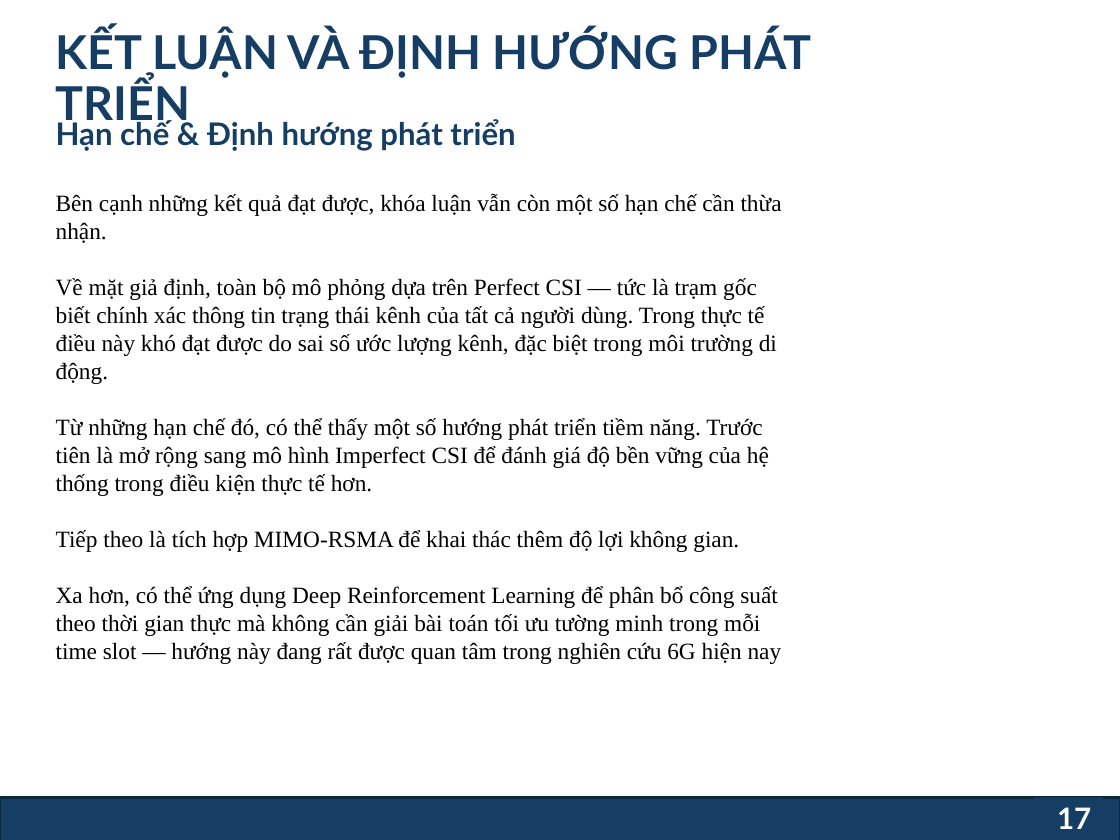
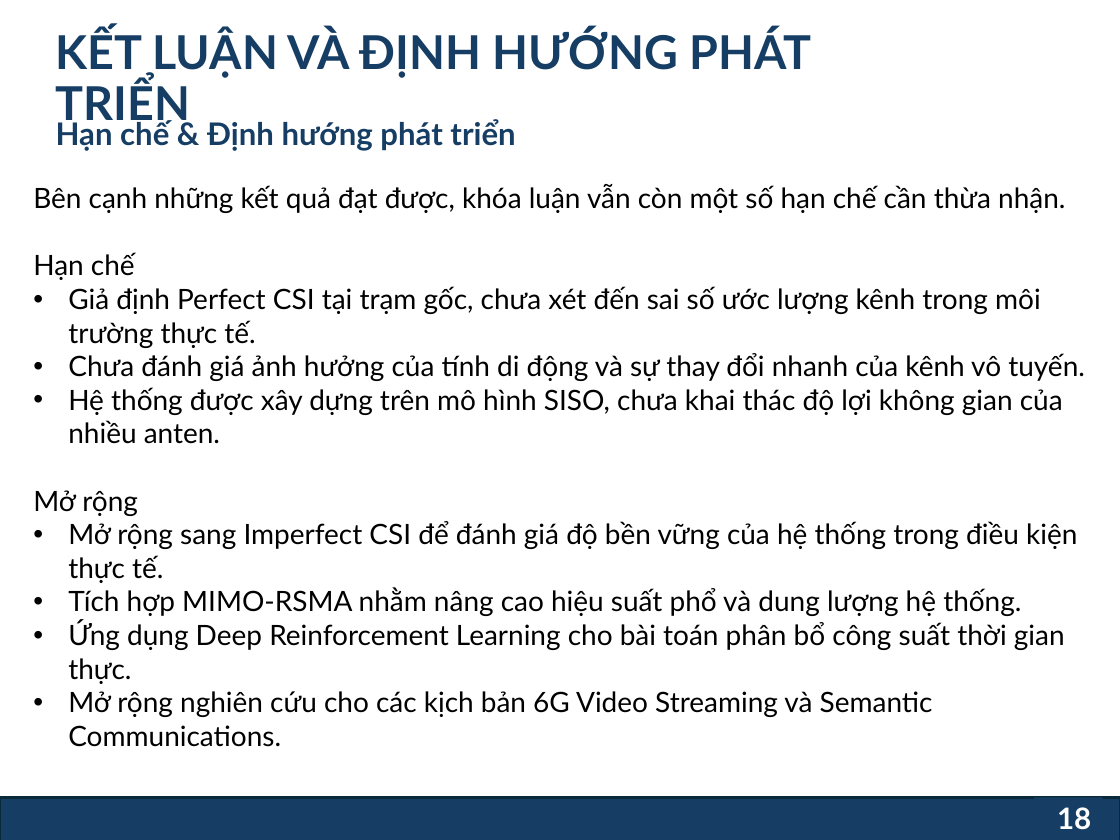
Before and after one commit to ngthvinh08/Graduation_Thesis_2026, a slide deck: slide 18 of final/Nguyễn Thành Vinh - KLTN.pptx (slide 17 before the commit). Drawn at 1120x840 pixels with LibreOffice and Linux fonts; fonts in the diff are those of the drawing; background and template pictures are left out. Boxes give left, top, right and bottom in pixels: in the first picture for what was removed or moved away, otherwise in the second. Text is boxed around its words. In the diff, an @@ line names an element or a change of style, - is before the commit and + after.

```diff
--- a/final/Nguyễn Thành Vinh - KLTN.pptx
+++ b/final/Nguyễn Thành Vinh - KLTN.pptx
@@ text "Bên cạnh những kết quả ...": place and size @@
-text "Bên cạnh những kết quả ..." at (56,193,782,664)
+text "Bên cạnh những kết quả ..." at (33,184,1085,684)
@@ text at (33,184,1065,213): size 15 to 18 pt, font Times New Roman to Lato in "Bên cạnh những kết quả đạt được, ..." @@
@@ text at (33,252,1085,684): text changed; size 15 to 18 pt; font Times New Roman to Lato @@
-Về mặt giả định, toàn bộ mô phỏng dựa trên Perfect CSI — tức là trạm gốc biết chính xác thông tin trạng thái kênh của tất cả người dùng. Trong thực tế điều này khó đạt được do sai số ước lượng kênh, đặc biệt trong môi trường di động.
-Từ những hạn chế đó, có thể thấy một số hướng phát triển tiềm năng. Trước tiên là mở rộng sang mô hình Imperfect CSI để đánh giá độ bền vững của hệ thống trong điều kiện thực tế hơn.
-Tiếp theo là tích hợp MIMO-RSMA để khai thác thêm độ lợi không gian.
-Xa hơn, có thể ứng dụng Deep Reinforcement Learning để phân bổ công suất theo thời gian thực mà không cần giải bài toán tối ưu tường minh trong mỗi time slot — hướng này đang rất được quan tâm trong nghiên cứu 6G hiện nay
+Hạn chế
+• Giả định Perfect CSI tại trạm gốc, chưa xét đến sai số ước lượng kênh trong môi trường thực tế.
+• Chưa đánh giá ảnh hưởng của tính di động và sự thay đổi nhanh của kênh vô tuyến.
+• Hệ thống được xây dựng trên mô hình SISO, chưa khai thác độ lợi không gian của nhiều anten.
+Mở rộng
+• Mở rộng sang Imperfect CSI để đánh giá độ bền vững của hệ thống trong điều kiện thực tế.
+• Tích hợp MIMO-RSMA nhằm nâng cao hiệu suất phổ và dung lượng hệ thống.
+• Ứng dụng Deep Reinforcement Learning cho bài toán phân bổ công suất thời gian thực.
+• Mở rộng nghiên cứu cho các kịch bản 6G Video Streaming và Semantic Communications.
@@ page number at (1057,807,1091,830): text changed @@
-17
+18
```
Also in this commit, not shown: 14 other slides changed, 3 slides added, 2 slides removed, 9 other files.
